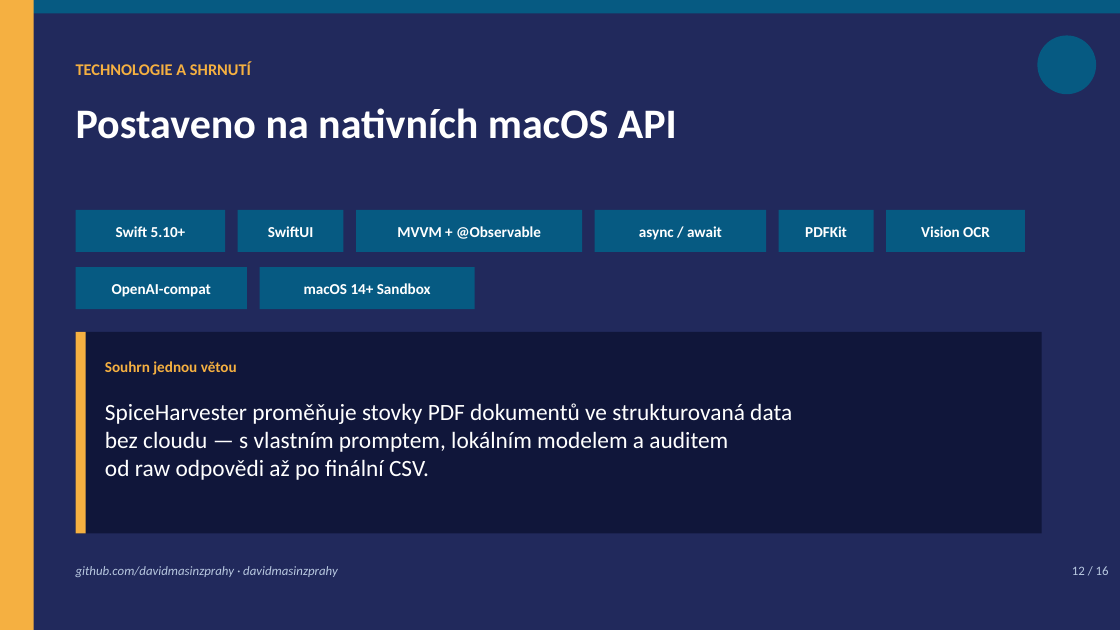
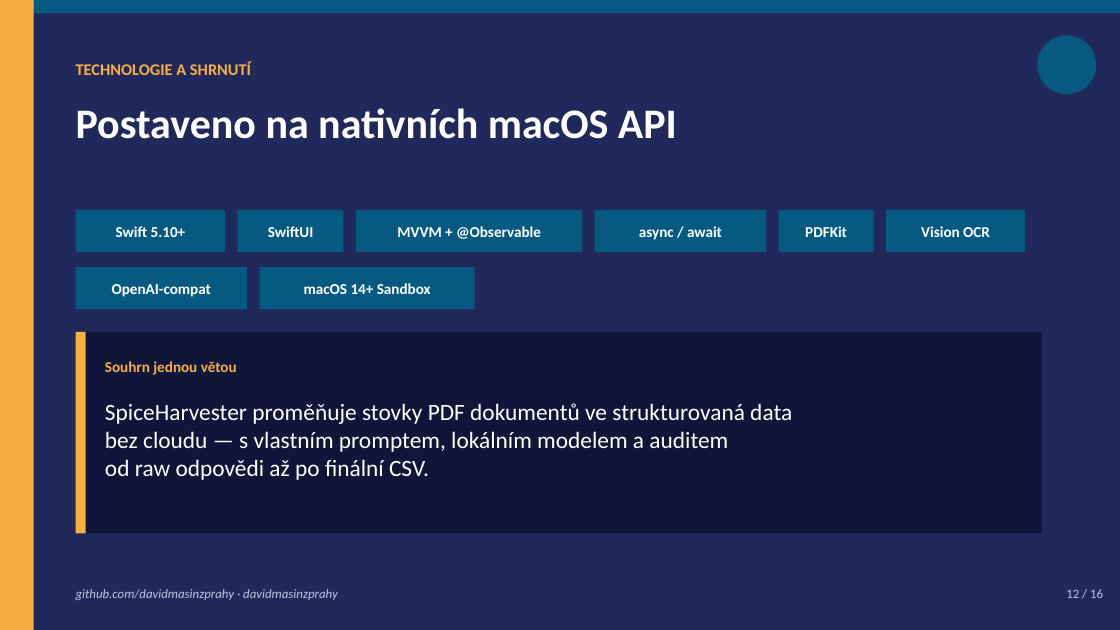
Before and after one commit to davidmasinzprahy/SpiceHarvester, a slide deck: slide 12 of docs/SpiceHarvester_Prezentace.pptx. Drawn at 1120x630 pixels with LibreOffice and Linux fonts; fonts in the diff are those of the drawing; background and template pictures are left out. Boxes give left, top, right and bottom in pixels: in the first picture for what was removed or moved away, otherwise in the second. Text is boxed around its words. In the diff, an @@ line names an element or a change of style, - is before the commit and + after.

```diff
--- a/docs/SpiceHarvester_Prezentace.pptx
+++ b/docs/SpiceHarvester_Prezentace.pptx
@@ text "github.com/davidmasinzprahy · davidmasinzprahy": place and size @@
-text "github.com/davidmasinzprahy · davidmasinzprahy" at (76,566,338,577)
+text "github.com/davidmasinzprahy · davidmasinzprahy" at (76,589,338,600)
@@ text "12 / 16": place and size @@
-text "12 / 16" at (1072,566,1109,575)
+text "12 / 16" at (1066,589,1103,598)
```
Also in this commit, not shown: 6 other slides changed.
